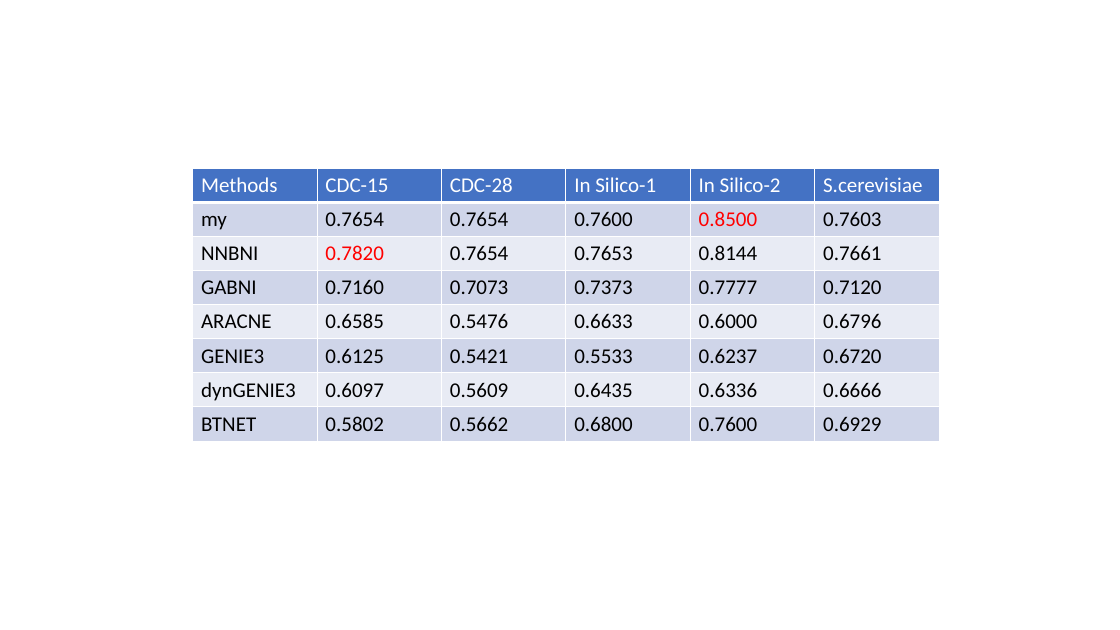
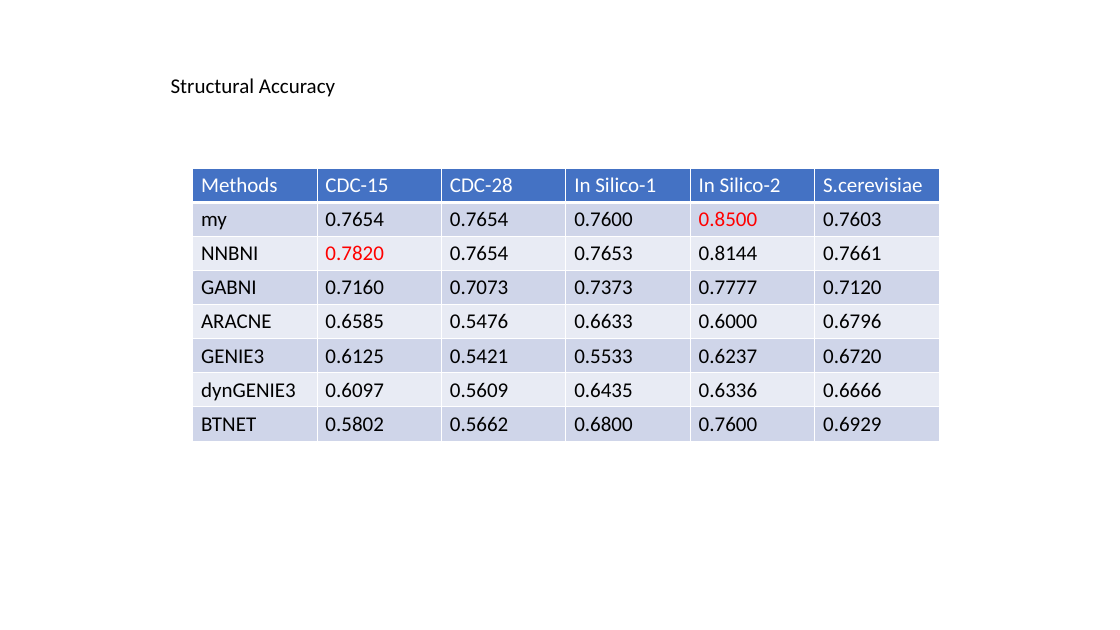
Before and after one commit to oatoul/learn-julia, a slide deck: slide 4 of experiments/CGP.pptx. Drawn at 1120x630 pixels with LibreOffice and Linux fonts; fonts in the diff are those of the drawing. Boxes give left, top, right and bottom in pixels: in the first picture for what was removed or moved away, otherwise in the second. Text is boxed around its words. In the diff, an @@ line names an element or a change of style, - is before the commit and + after.

```diff
--- a/experiments/CGP.pptx
+++ b/experiments/CGP.pptx
@@ text added at bbox=[171, 78, 335, 97], 18 pt, text #000000 @@
+Structural Accuracy
```
Also in this commit, not shown: 1 other slide changed, 3 slides added, 6 other files.
